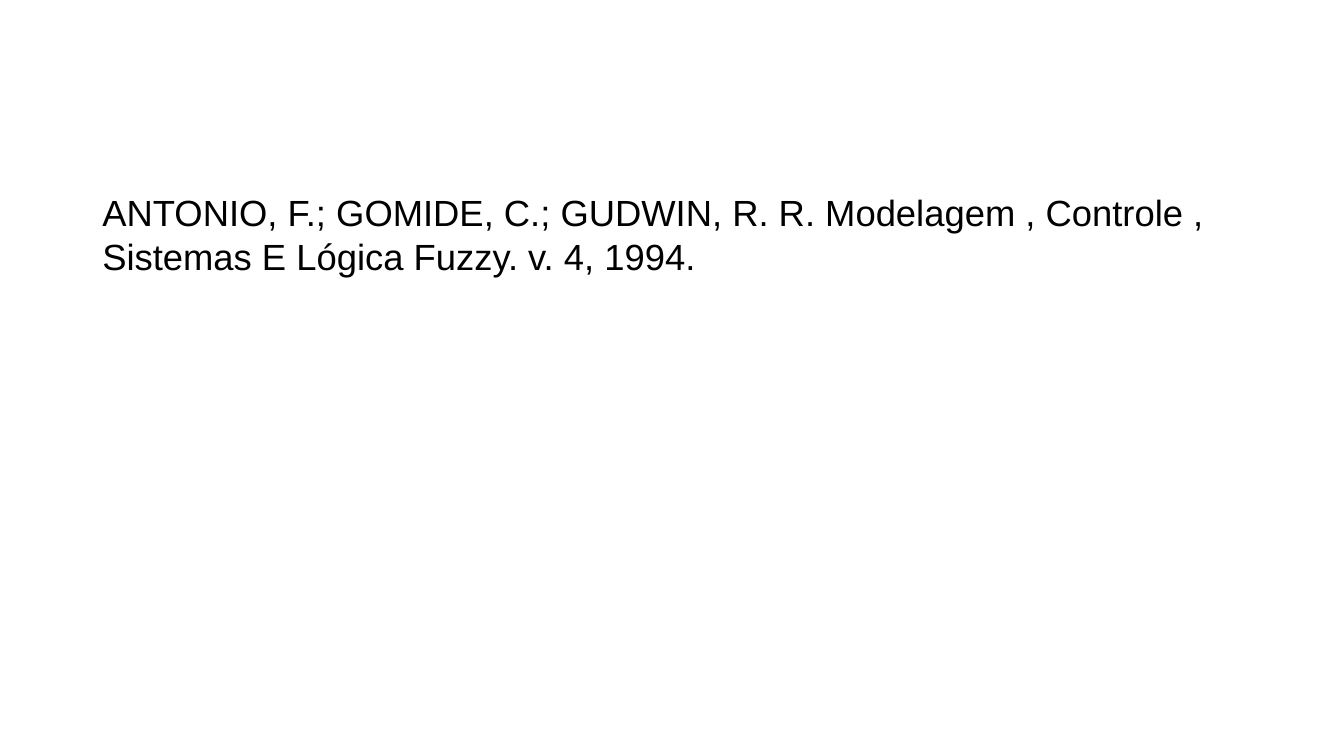
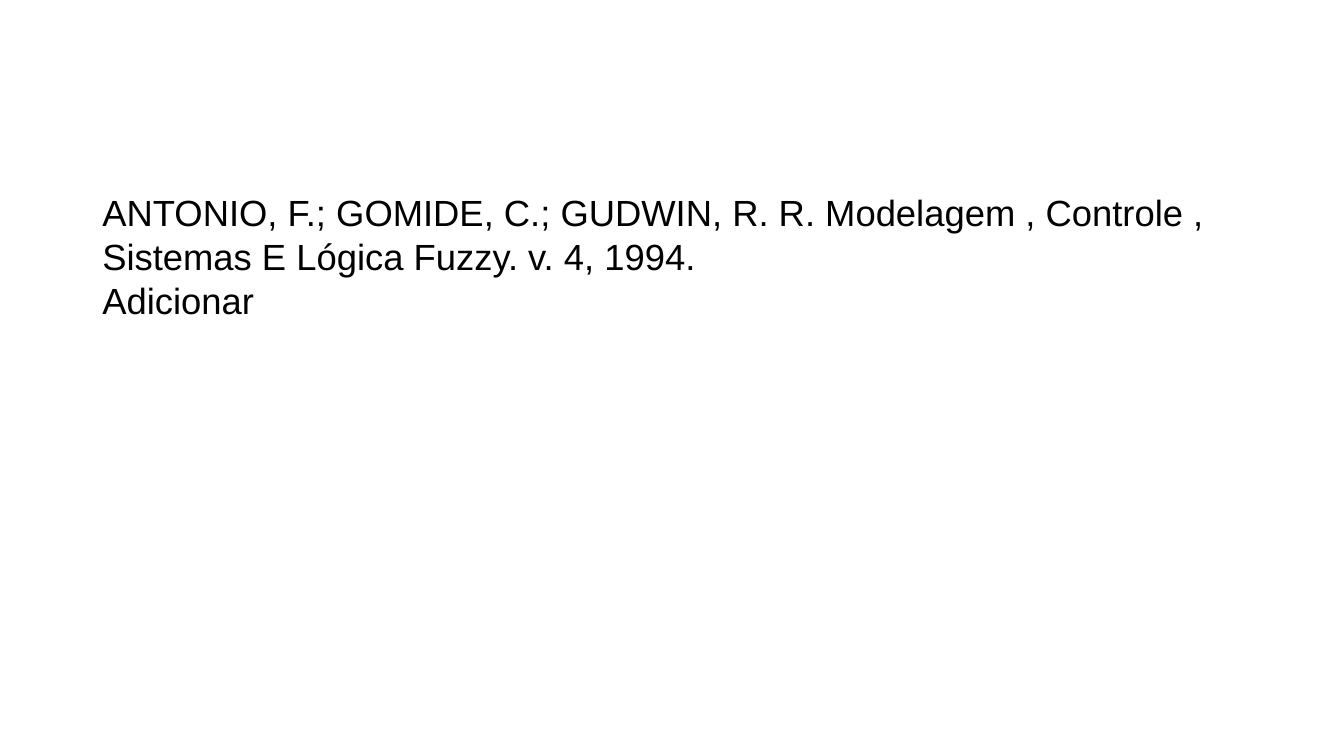
Before and after one commit to AlexssandroUeno/3-Ano, a slide deck: slide 11 of Trabalho de Conclusão de Curso/TCCApre.odp. Drawn at 1344x756 pixels with LibreOffice and Linux fonts; fonts in the diff are those of the drawing. Boxes give left, top, right and bottom in pixels: in the first picture for what was removed or moved away, otherwise in the second. Text is boxed around its words. In the diff, an @@ line names an element or a change of style, - is before the commit and + after.

```diff
--- a/Trabalho de Conclusão de Curso/TCCApre.odp
+++ b/Trabalho de Conclusão de Curso/TCCApre.odp
@@ text at (x1=102, y1=287, x2=254, y2=315): paragraph added @@
+Adicionar
```
Also in this commit, not shown: 2 other files.
